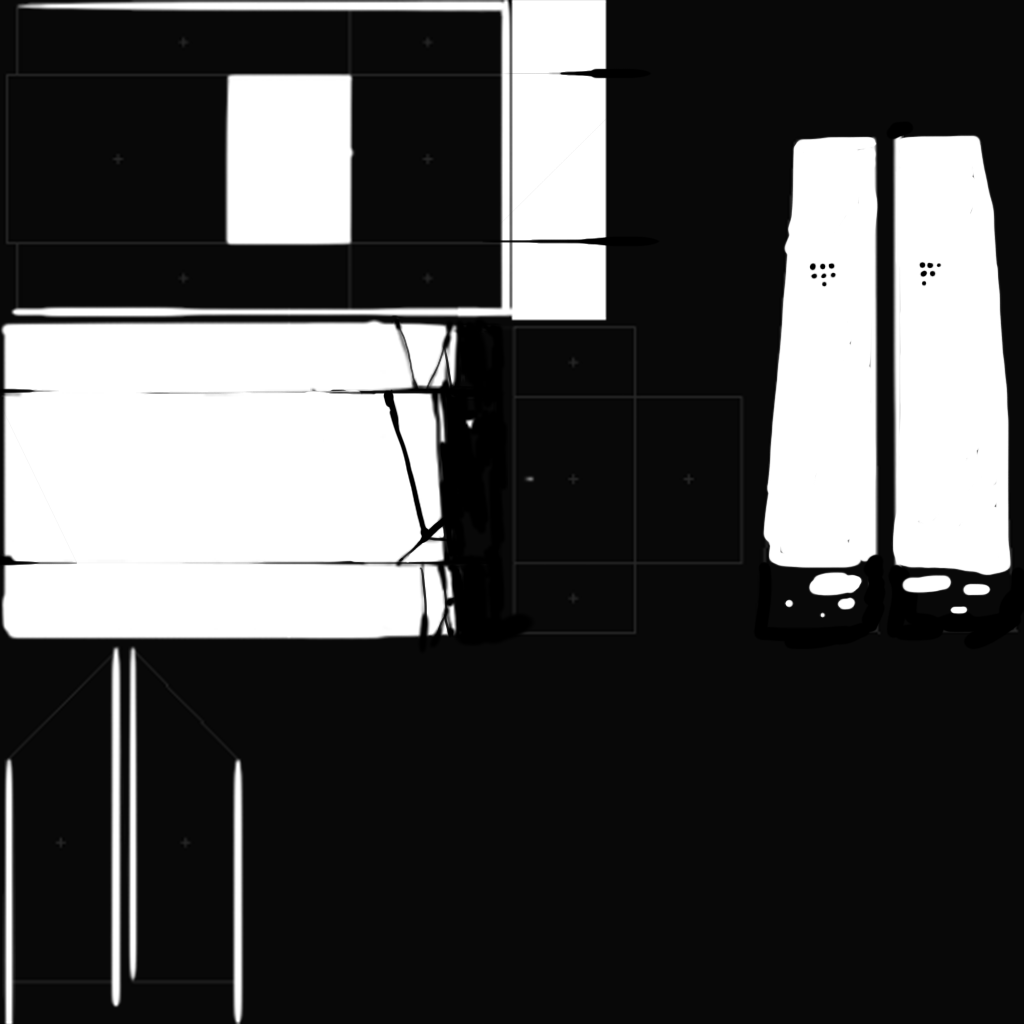
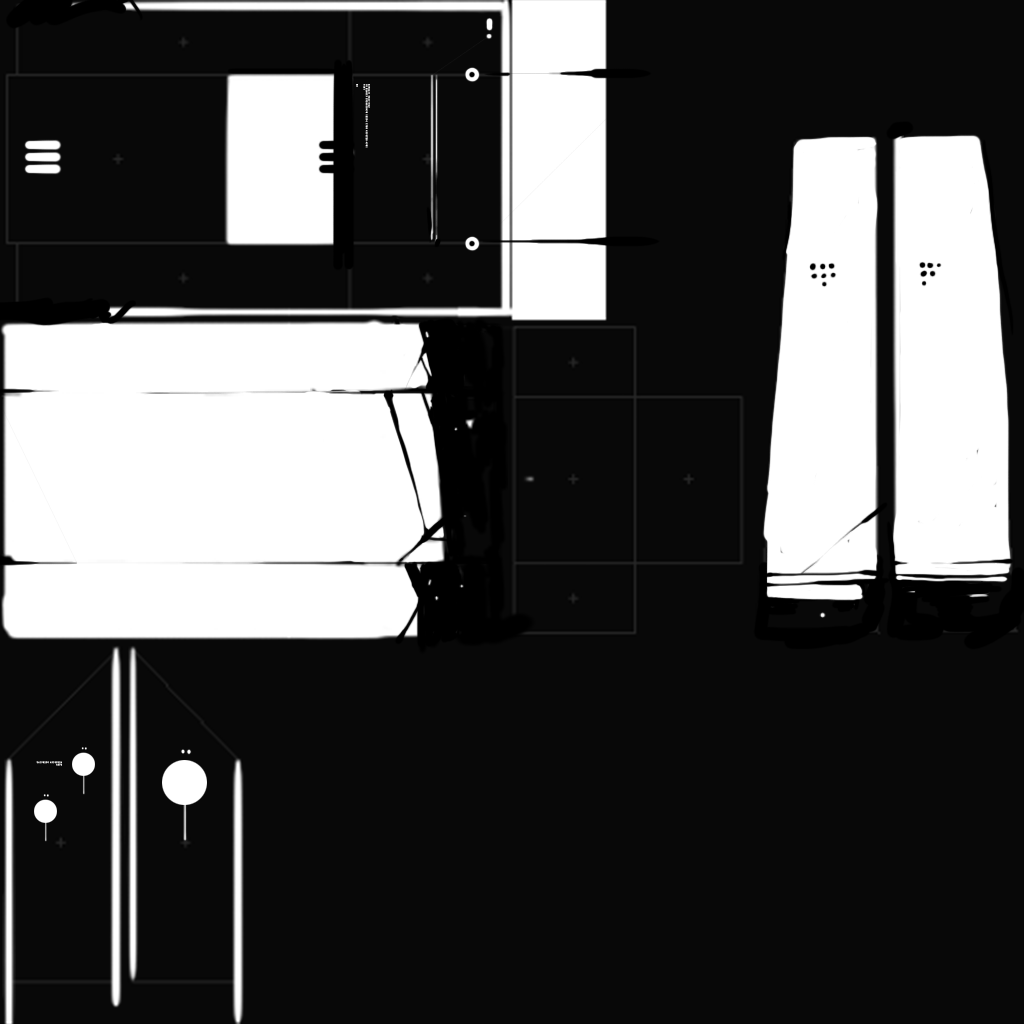
The second 1024 × 1024 image is a revision of the first. Changes to its layers:
added layer "Layer 11 copy" above "Layer 11" over 464, 236, 480, 252
added layer "Layer 11" above "34198230 49180324 4892" over 464, 67, 480, 83
added layer "34198230 49180324 4892" above "Layer 10 copy" over 36, 761, 62, 766
added layer "Layer 10 copy" above "Layer 10" over 318, 139, 355, 175
added layer "Layer 10" above "Layer 9" over 24, 139, 62, 175
added layer "Layer 9" above "3298471 98471932 18 324819 3724813498 13294 1738 4918723 4981 7" over 228, 17, 494, 248
added layer "3298471 98471932 18 324819 3724813498 13294 1738 4918723 4981 7" above "Layer 8" over 356, 84, 370, 148
added layer "Layer 8" above "Layer 7 copy 2" over 332, 59, 355, 270
added layer "Layer 7 copy 2" above "Layer 7 copy" over 34, 794, 57, 842
added layer "Layer 7 copy" above "Layer 7" over 72, 747, 95, 795
added layer "Layer 7" above "Layer 6" over 162, 749, 207, 842
renamed "Layer 5" to "Layer 6", painted on it over 0, 0, 1013, 842
removed layer "Layer 3" over 0, 68, 1013, 647
removed layer "Layer 2" over 0, 0, 904, 842
